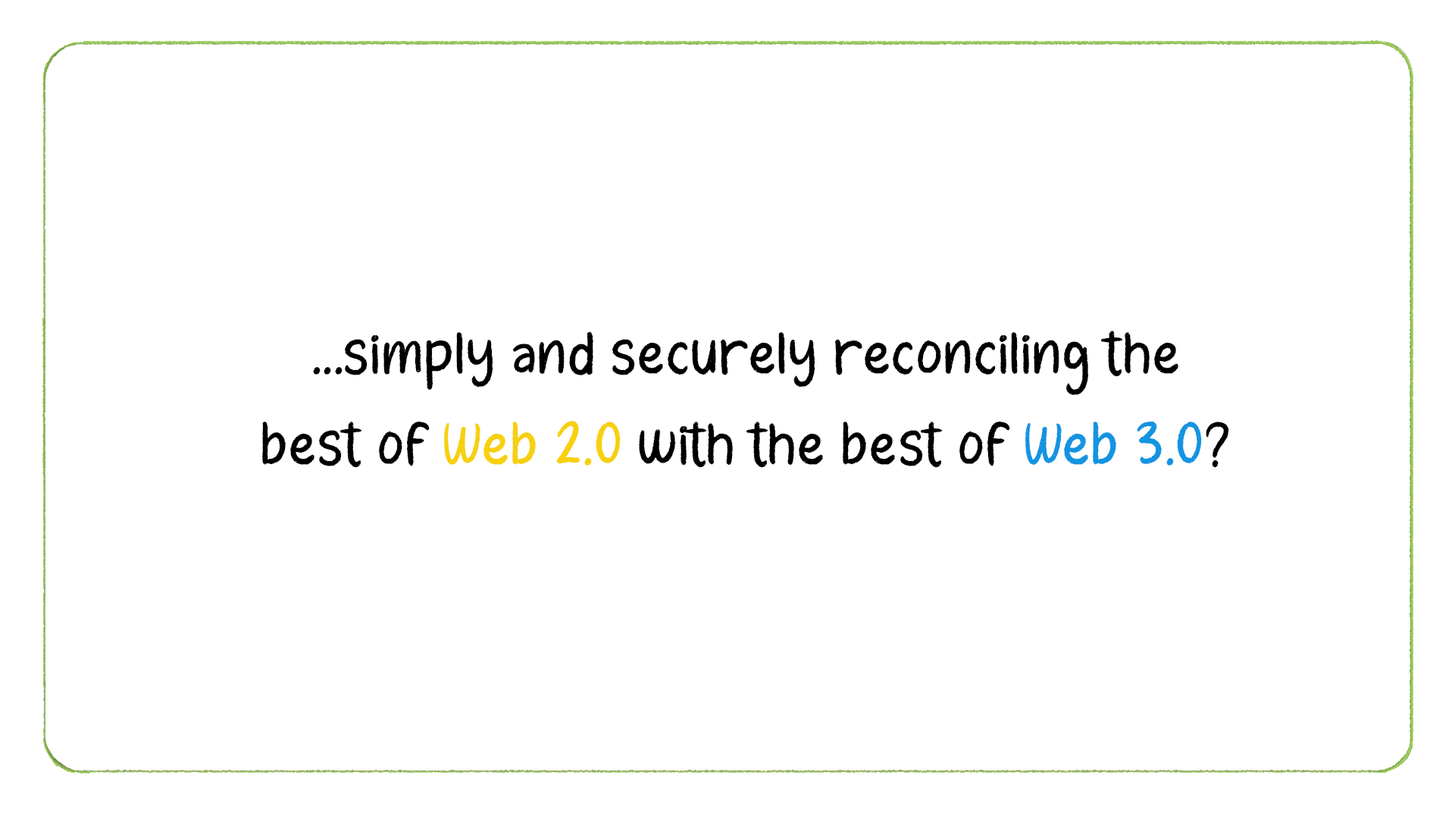
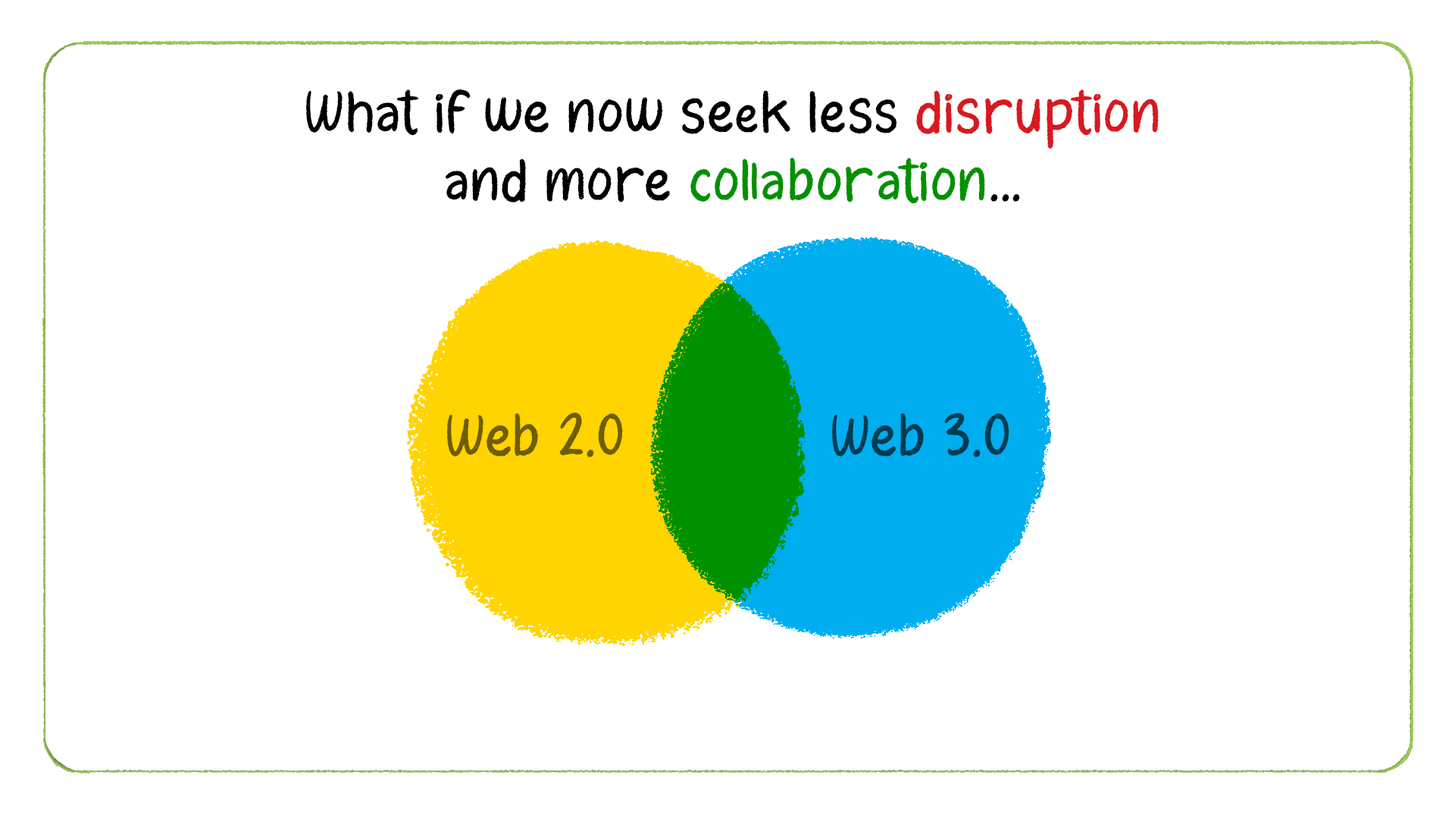
Before/after of a (1455, 819) layered artwork. What changed in the layer stack:
hid group "Panel 5" (1 layers) over [262, 330, 1230, 468]
showed group "Panel 4" (6 layers) over [306, 88, 1159, 646]
renamed "What if we seek less disruption and more collaboration..." to "What if we now seek less disruption and more collaboration...", painted on it over [306, 88, 1159, 204]
